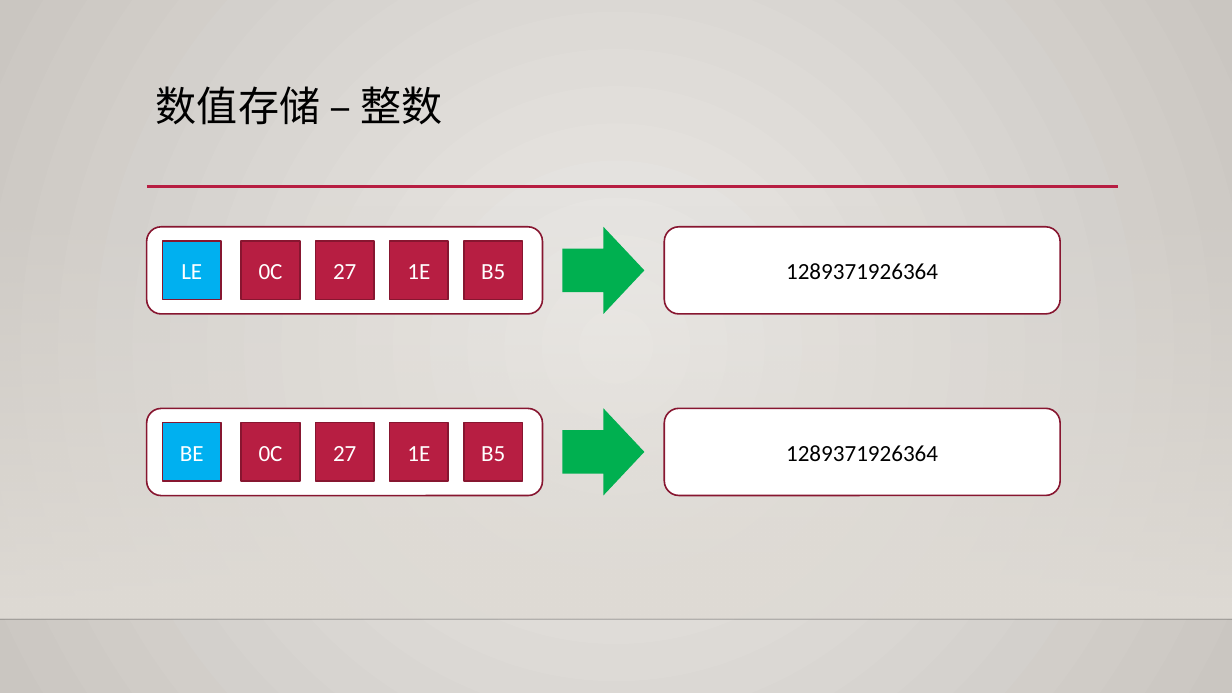
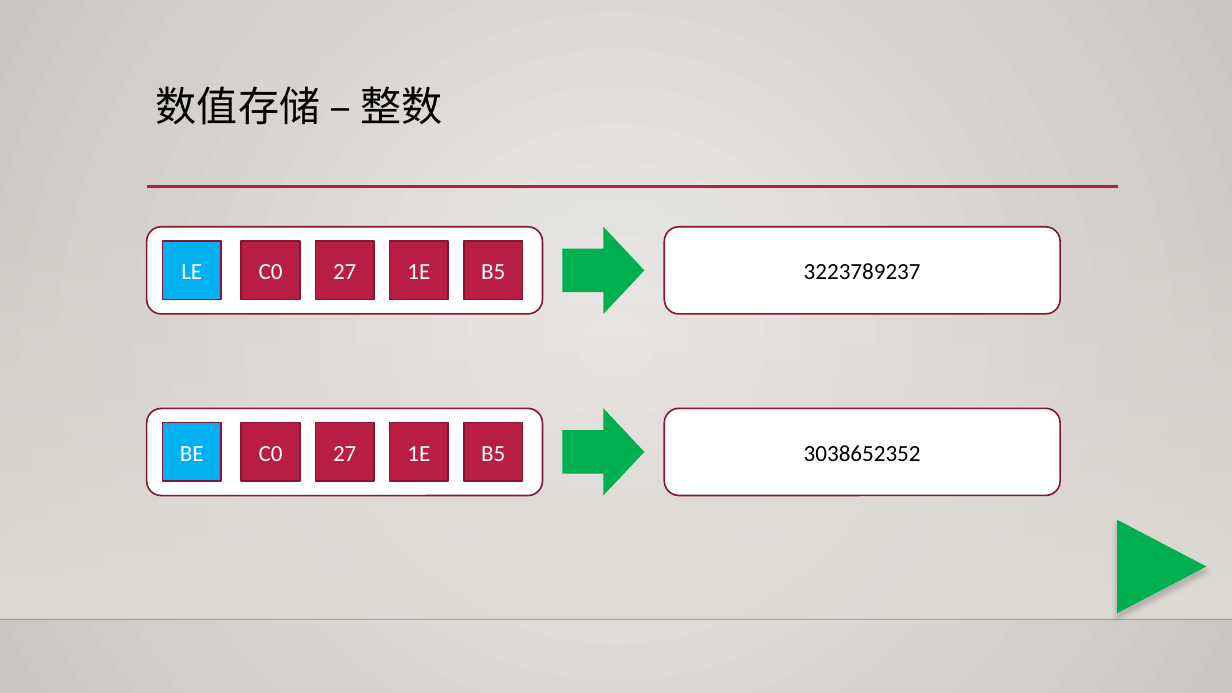
Before and after one commit to albertclass/Lessons, a slide deck: slide 8 of advance c++/courseware.pptx (slide 7 before the commit). Drawn at 1232x693 pixels with LibreOffice and Linux fonts; fonts in the diff are those of the drawing; background and template pictures are left out. Boxes give left, top, right and bottom in pixels: in the first picture for what was removed or moved away, otherwise in the second. Text is boxed around its words. In the diff, an @@ line names an element or a change of style, - is before the commit and + after.

```diff
--- a/advance c++/courseware.pptx
+++ b/advance c++/courseware.pptx
@@ text in rectangle at box(259, 264, 283, 279): text changed @@
-0C
+C0
@@ text in rounded rectangle at box(804, 263, 921, 279): text changed @@
-1289371926364
+3223789237
@@ text in rectangle at box(259, 446, 283, 461): text changed @@
-0C
+C0
@@ text in rounded rectangle at box(804, 445, 921, 461): text changed @@
-1289371926364
+3038652352
@@ triangle added at box(1117, 520, 1207, 614), fill #00B050 @@
```
Also in this commit, not shown: 6 other slides changed, 4 slides added, 1 slide removed, 55 other files.
